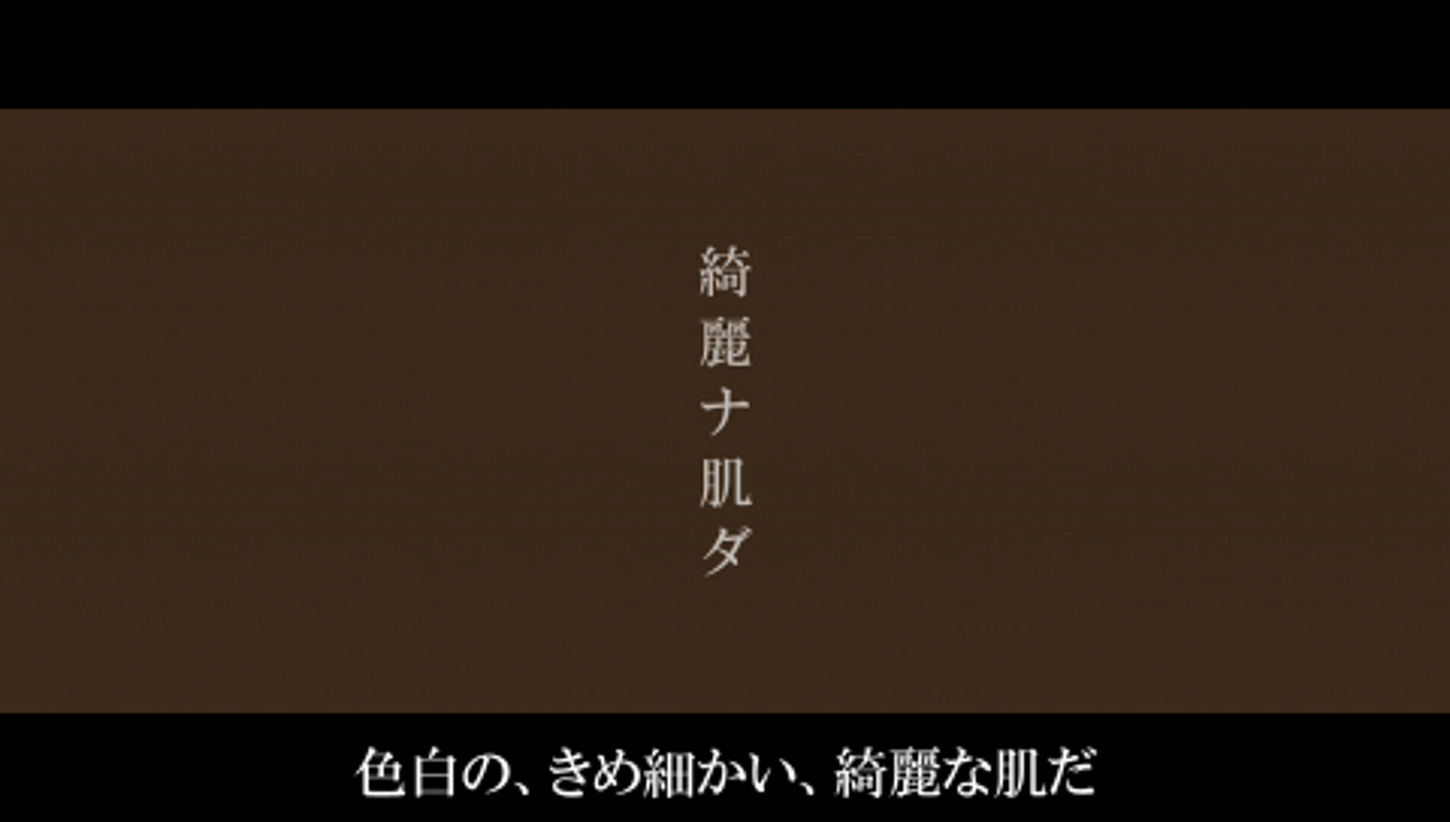
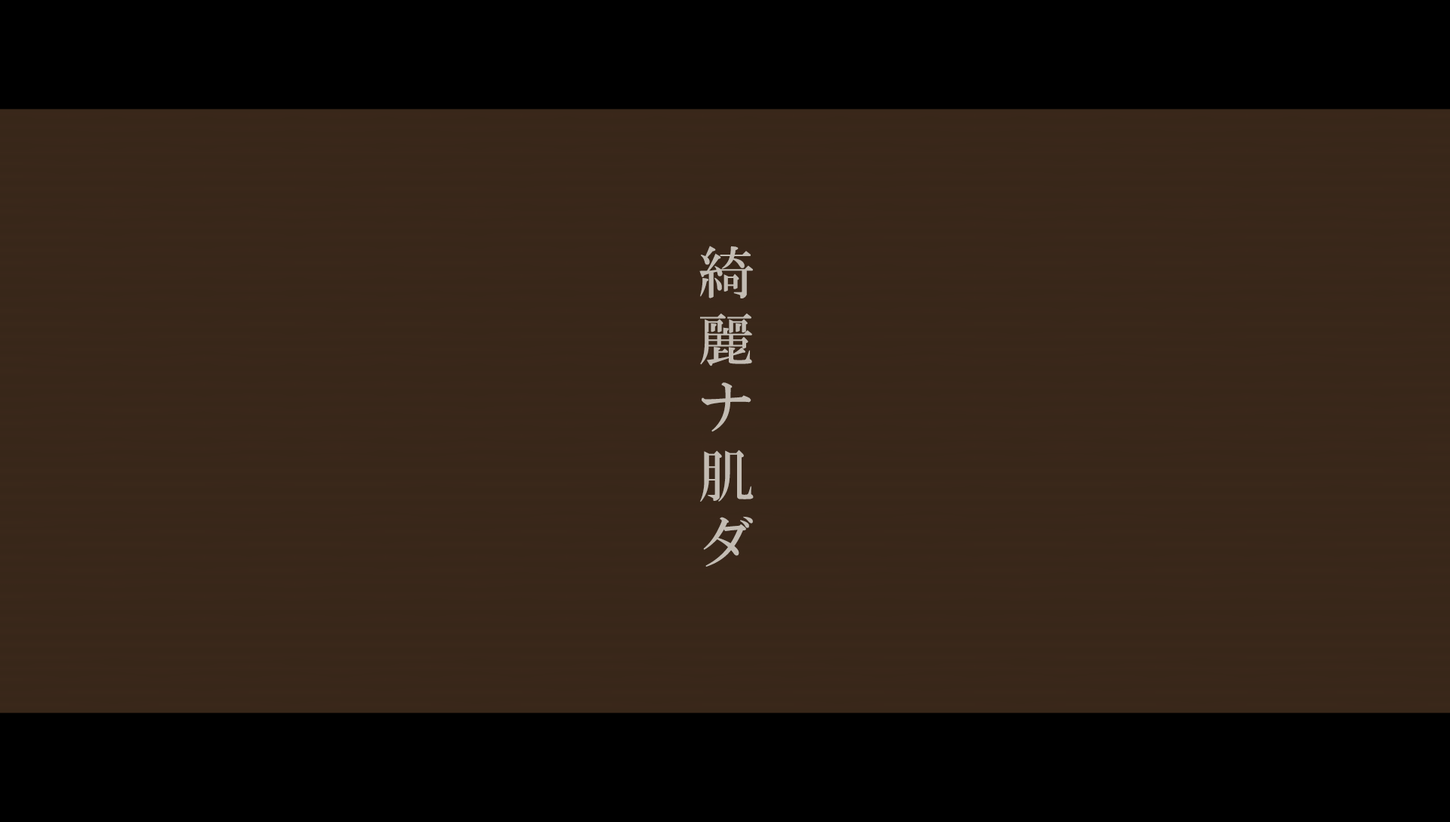
Comparing the layer stacks of the two 1450px x 822px images. Changes:
added layer "綺麗ナ肌ダ" above "Layer 2" over <box>699,245,754,567</box>
showed "Layer 2" over <box>0,107,1450,799</box>
